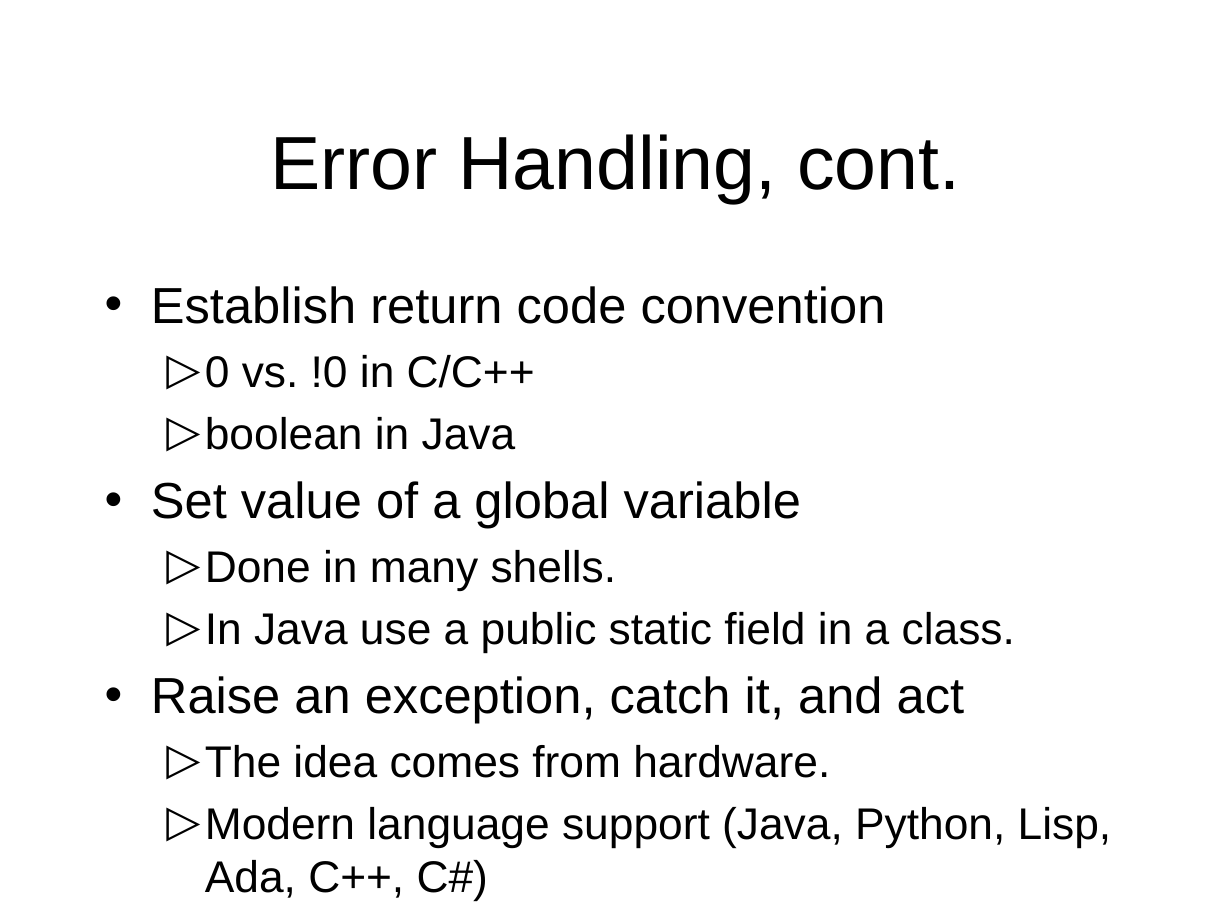
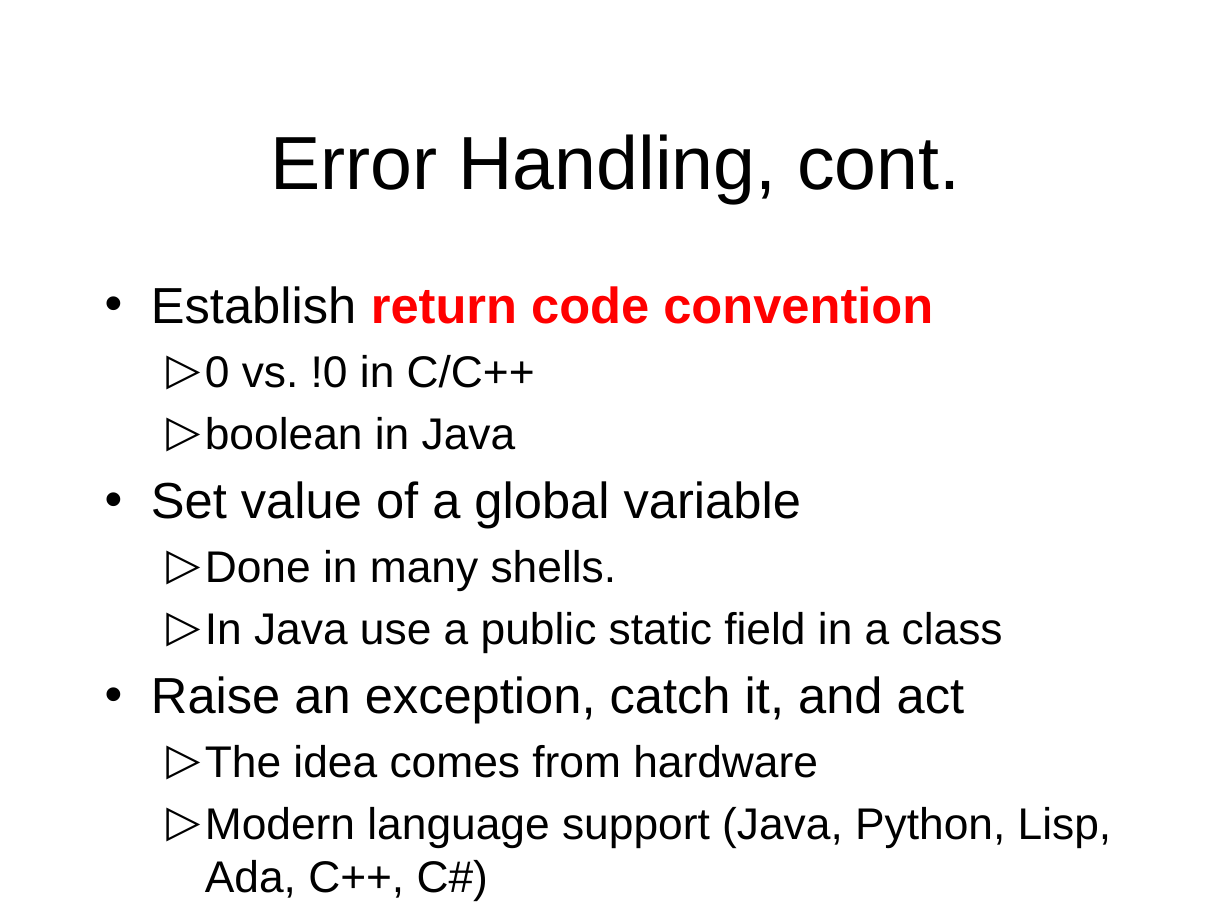
Before and after one commit to octaviordz/zjnu2017.github.io, a slide deck: slide 9 of OOP/lectures/060--Internal.Classes.and.Exceptions.pptx (slide 8 before the commit). Drawn at 1232x924 pixels with LibreOffice and Linux fonts; fonts in the diff are those of the drawing. Boxes give left, top, right and bottom in pixels: in the first picture for what was removed or moved away, otherwise in the second. Text is boxed around its words. In the diff, an @@ line names an element or a change of style, - is before the commit and + after.

```diff
--- a/OOP/lectures/060--Internal.Classes.and.Exceptions.pptx
+++ b/OOP/lectures/060--Internal.Classes.and.Exceptions.pptx
@@ text at [151,286,933,324]: text colour #000000 to #FF0000, bold on in "return code convention" @@
@@ text at [205,612,1003,652]: text changed @@
-  ▷ In Java use a public static field in a class.
+  ▷ In Java use a public static field in a class
@@ text at [205,745,818,778]: text changed @@
-  ▷ The idea comes from hardware.
+  ▷ The idea comes from hardware
```
Also in this commit, not shown: 24 other slides changed, 1 slide added, 2 other files.
